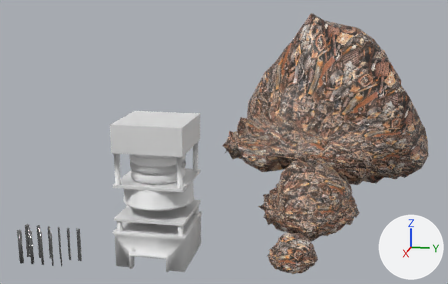
An edit to the Blender file BlenderAssets/FactoryDecorationCollection01.blend, drawn before and after from the same camera.
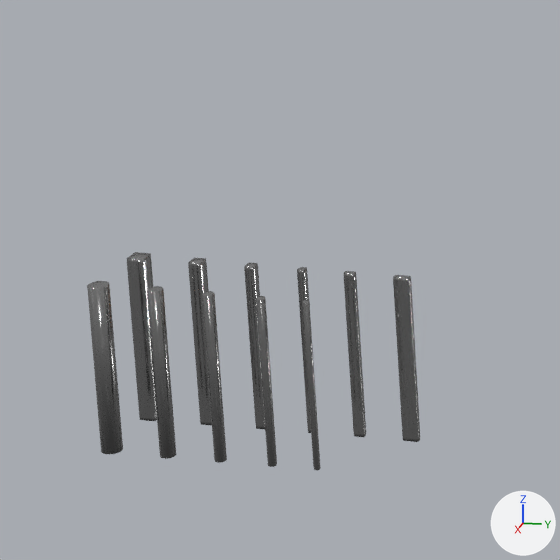
Old and new are each drawn whole from a camera (50 mm lens) standing at (16.33, 8.59, 7.25) and looking at (-6.9, 3.95, 1.45) and again close up on the part from 0% to 24% of the width and 62% to 100% of the height. Every picture has the same lights, and +X, +Y and +Z are marked at lower right.
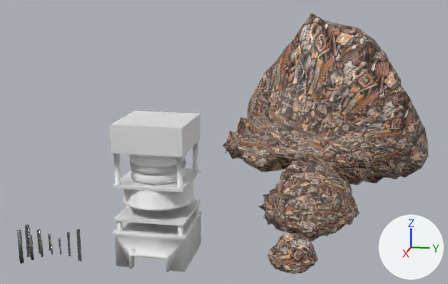
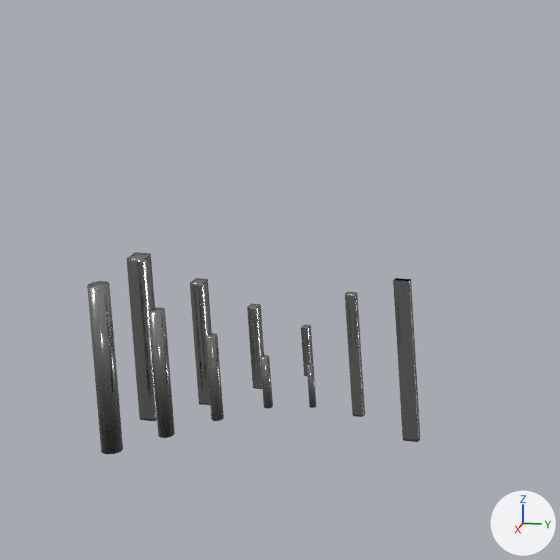
Where the newer file only moved an object's origin or applied its transform, the numbers keep the older frame.

Patch to the scene script:
```diff
--- a/BlenderAssets/FactoryDecorationCollection01.blend.py
+++ b/BlenderAssets/FactoryDecorationCollection01.blend.py
@@ me_cylinder_006 @@
-me_cylinder_006.from_pydata(...)  # 64 vertices, 50 faces; spans x -0.045..0.045, y -0.045..0.045, z -0.503..0.503
+me_cylinder_006.from_pydata(...)  # 32 vertices, 18 faces; spans x 0.951..1.041, y -0.2..-0.11, z -0.375..0.375
+# me_cylinder_006 part 1: 64 vertices removed from x -0.045..0.045, y -0.045..0.045, z -0.503..0.503
+# me_cylinder_006 part 2: 32 vertices added at x 0.951..1.041, y -0.2..-0.11, z -0.375..0.375, forming a 16-sided cylinder along z
 me_cylinder_006.materials.append(mat_metal)
@@ me_cylinder_007 @@
-me_cylinder_007.from_pydata(...)  # 64 vertices, 50 faces; spans x -0.034..0.034, y -0.034..0.034, z -0.503..0.503
+me_cylinder_007.from_pydata(...)  # 32 vertices, 34 faces; spans x 0.962..1.029, y 0.133..0.2, z -0.252..0.252
+# me_cylinder_007 part 3: 64 vertices removed from x -0.034..0.034, y -0.034..0.034, z -0.503..0.503
+# me_cylinder_007 part 4: 32 vertices added at x 0.962..1.029, y 0.133..0.2, z -0.252..0.252
 me_cylinder_007.materials.append(mat_metal)
@@ me_cylinder_008 @@
-me_cylinder_008.from_pydata(...)  # 64 vertices, 50 faces; spans x -0.025..0.025, y -0.025..0.025, z -0.503..0.503
+me_cylinder_008.from_pydata(...)  # 32 vertices, 34 faces; spans x 0.97..1.021, y 0.456..0.506, z -0.151..0.151
+# me_cylinder_008 part 5: 64 vertices removed from x -0.025..0.025, y -0.025..0.025, z -0.503..0.503
+# me_cylinder_008 part 6: 32 vertices added at x 0.97..1.021, y 0.456..0.506, z -0.151..0.151
 me_cylinder_008.materials.append(mat_metal)
@@ me_cylinder_009 @@
-me_cylinder_009.from_pydata(...)  # 64 vertices, 50 faces; spans x -0.019..0.019, y -0.019..0.019, z -0.503..0.503
+me_cylinder_009.from_pydata(...)  # 32 vertices, 34 faces; spans x 0.977..1.015, y 0.732..0.77, z -0.126..0.126
+# me_cylinder_009 part 7: 64 vertices removed from x -0.019..0.019, y -0.019..0.019, z -0.503..0.503
+# me_cylinder_009 part 8: 32 vertices added at x 0.977..1.015, y 0.732..0.77, z -0.126..0.126
 me_cylinder_009.materials.append(mat_metal)
@@ me_cube_003 @@
 me_cube_003.from_pydata(...)  # 24 vertices, 26 faces; spans x -0.038..0.038, y -0.038..0.038, z -0.5..0.5
+# me_cube_003 part 9: the whole mesh is scaled about its middle by (1, 1, 0.75)
 me_cube_003.materials.append(mat_metal)
@@ me_cube_004 @@
 me_cube_004.from_pydata(...)  # 24 vertices, 26 faces; spans x -0.028..0.028, y -0.028..0.028, z -0.5..0.5
+# me_cube_004 part 10: the whole mesh is scaled about its middle by (1, 1, 0.5)
 me_cube_004.materials.append(mat_metal)
@@ me_cube_005 @@
 me_cube_005.from_pydata(...)  # 24 vertices, 26 faces; spans x -0.021..0.021, y -0.021..0.021, z -0.5..0.5
+# me_cube_005 part 11: the whole mesh is scaled about its middle by (1, 1, 0.3)
 me_cube_005.materials.append(mat_metal)
@@ me_cube_006 @@
 me_cube_006.from_pydata(...)  # 24 vertices, 26 faces; spans x -0.016..0.016, y -0.032..0.032, z -0.5..0.5
+# me_cube_006 part 12: the whole mesh is scaled about its middle by (1, 1, 0.75)
 me_cube_006.materials.append(mat_metal)
@@ ob_cylinder_001 @@
 ob_cylinder_001 = bpy.data.objects.new('Cylinder.001', me_cylinder_006)
-ob_cylinder_001.location = (0.996, -0.155, 0.0)
+ob_cylinder_001.location = (0.0, 0.0, 0.0)
@@ ob_cylinder_002 @@
 ob_cylinder_002 = bpy.data.objects.new('Cylinder.002', me_cylinder_007)
-ob_cylinder_002.location = (0.996, 0.166, 0.0)
+ob_cylinder_002.location = (0.0, 0.0, 0.0)
@@ ob_cylinder_003 @@
 ob_cylinder_003 = bpy.data.objects.new('Cylinder.003', me_cylinder_008)
-ob_cylinder_003.location = (0.996, 0.481, 0.0)
+ob_cylinder_003.location = (0.0, 0.0, 0.0)
@@ ob_cylinder_004 @@
 ob_cylinder_004 = bpy.data.objects.new('Cylinder.004', me_cylinder_009)
-ob_cylinder_004.location = (0.996, 0.751, 0.0)
+ob_cylinder_004.location = (0.0, 0.0, 0.0)
```

Location of each change, [x1, y1, x2, y2] in pixels of the close-ups (560 x 560 px):
'Cylinder.001', reshaped, moved (7% narrower, 24% shorter): before [147, 286, 176, 459]; after [148, 307, 175, 438]
'Cube.001', mesh rescaled (8% narrower, 24% shorter): before [188, 258, 212, 425]; after [190, 278, 212, 405]
'Cylinder.002', reshaped, moved (23% narrower, 49% shorter): before [202, 291, 227, 463]; after [205, 333, 224, 421]
'Cube.004', mesh rescaled (9% narrower, 25% shorter): before [344, 271, 366, 437]; after [345, 292, 365, 417]
'Cube.002', mesh rescaled (18% narrower, 49% shorter): before [244, 263, 265, 429]; after [247, 304, 264, 389]
'Cylinder.003', reshaped, moved (36% narrower, 68% shorter): before [256, 296, 277, 467]; after [260, 355, 273, 409]
'Cylinder.004', reshaped, moved (50% narrower, 73% shorter): before [302, 300, 321, 470]; after [307, 363, 316, 408]
'Cube.003', mesh rescaled: before [297, 267, 311, 433]; after [301, 325, 313, 376]
part 1 of me_cylinder_006, deleted: before [147, 286, 176, 459]
part 2 of me_cylinder_006, added: after [148, 307, 175, 438]
part 3 of me_cylinder_007, deleted: before [202, 291, 227, 463]
part 4 of me_cylinder_007, added: after [205, 333, 224, 421]
part 5 of me_cylinder_008, deleted: before [256, 296, 277, 467]
part 6 of me_cylinder_008, added: after [260, 355, 273, 409]
part 7 of me_cylinder_009, deleted: before [302, 300, 321, 470]
part 8 of me_cylinder_009, added: after [307, 363, 316, 408]
